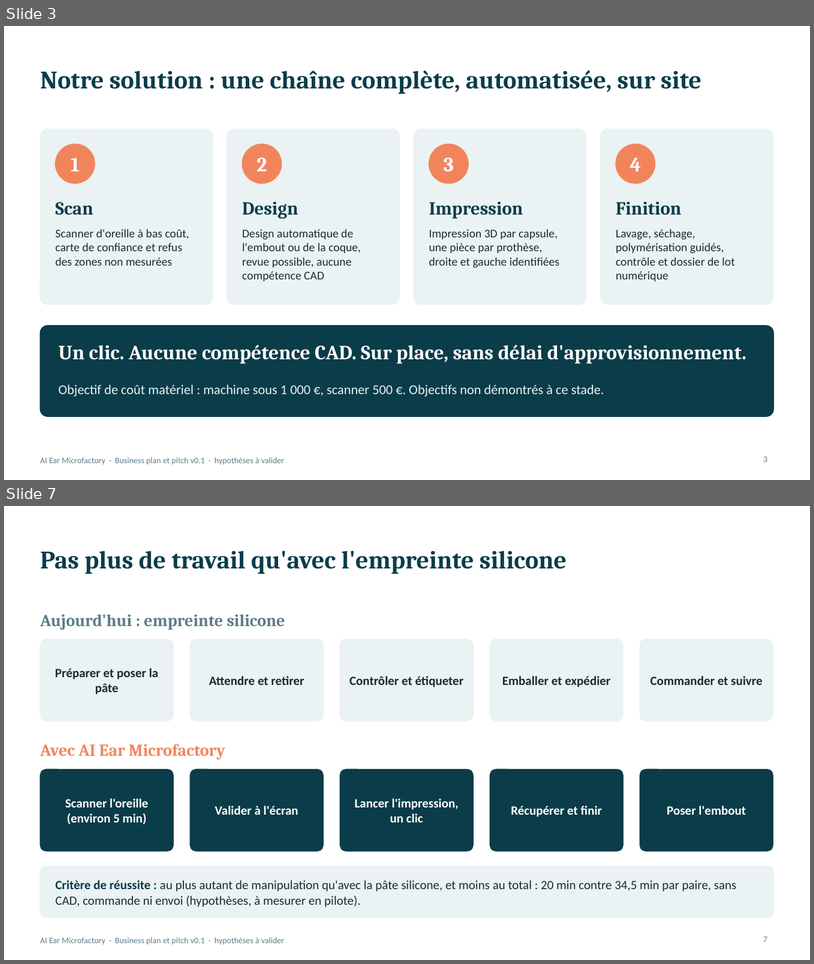
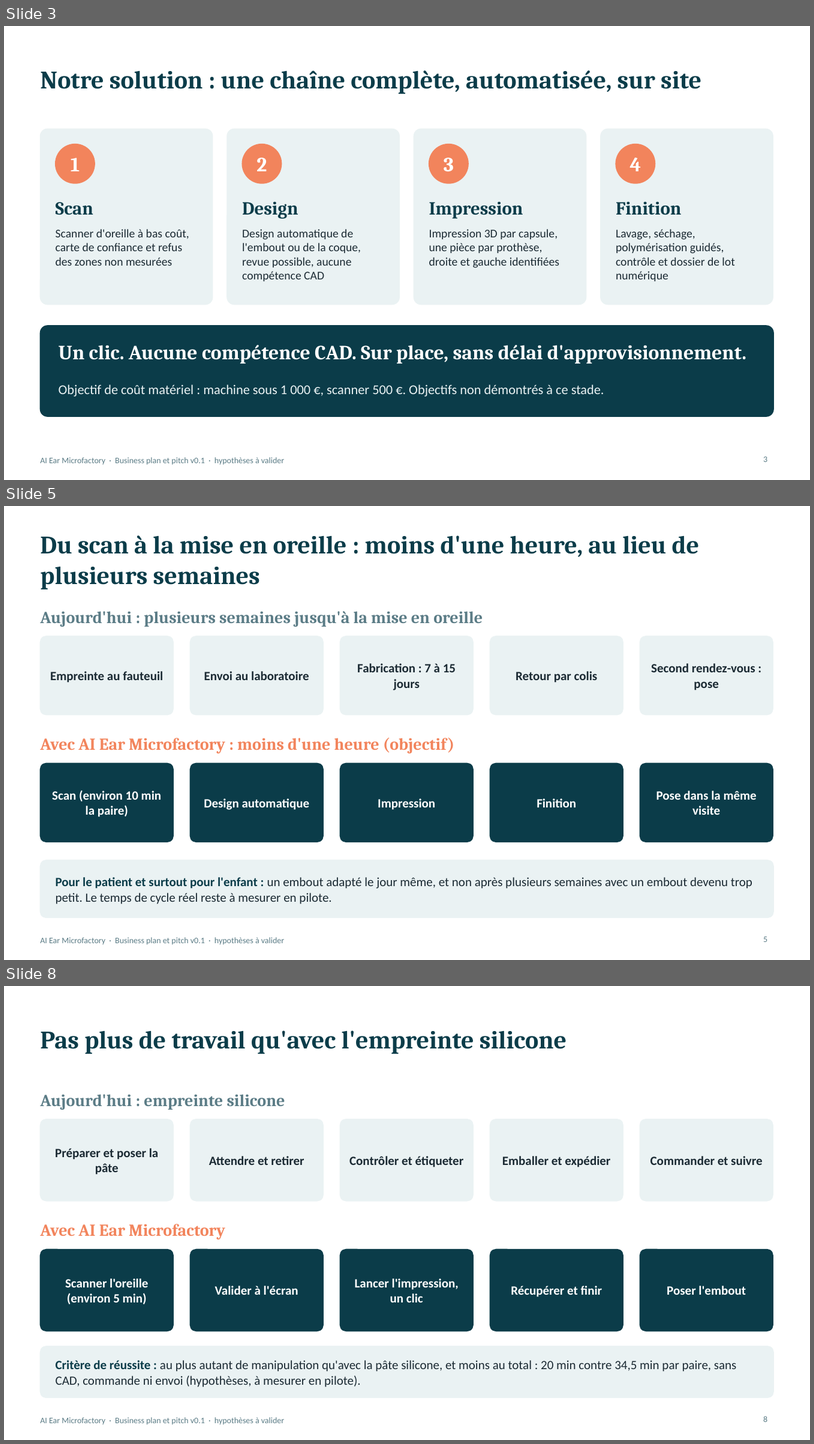
Before and after one commit to kreuille/Symphony_reborn, a slide deck: business/AI_Ear_Microfactory_Pitch_FR.pptx. Shown one above the other, each under a label of ours: slides 3 and 7 before the commit, slides 3, 5 and 8 after it; the slides between them are not shown. The pictures are 814x964 and 814x1444 pixels, drawn with LibreOffice and Linux fonts; fonts in the diff are those of the drawing. Boxes give left, top, right and bottom in pixels: in the first picture for what was removed or moved away, otherwise in the second. Text is boxed around its words. In the diff, an @@ line names an element or a change of style, - is before the commit and + after.

```diff
--- a/business/AI_Ear_Microfactory_Pitch_FR.pptx
+++ b/business/AI_Ear_Microfactory_Pitch_FR.pptx
@@ slide 5 added at (4,506,810,960), background #FFFFFF; not listed: 1 template element that a slide beside it also shows @@
@@ title added at (40,535,699,589), 30 pt, text #0B3C49, bold @@
+Du scan à la mise en oreille : moins d'une heure, au lieu de plusieurs semaines
@@ text added at (40,611,483,627), 20 pt, text #5B7C86, bold @@
+Aujourd'hui : plusieurs semaines jusqu'à la mise en oreille
@@ rounded rectangle added at (40,636,173,715), fill #EAF2F3, outline #EAF2F3 1 pt @@
@@ rounded rectangle added at (191,636,323,715), fill #EAF2F3, outline #EAF2F3 1 pt @@
@@ rounded rectangle added at (341,636,473,715), fill #EAF2F3, outline #EAF2F3 1 pt @@
@@ rounded rectangle added at (491,636,623,715), fill #EAF2F3, outline #EAF2F3 1 pt @@
@@ rounded rectangle added at (641,636,773,715), fill #EAF2F3, outline #EAF2F3 1 pt @@
@@ text added at (357,663,456,690), 15 pt, text #1B2A33, bold @@
+Fabrication : 7 à 15 jours
@@ text added at (651,663,756,690), 15 pt, text #1B2A33, bold @@
+Second rendez-vous : pose
@@ text added at (50,671,163,682), 15 pt, text #1B2A33, bold @@
+Empreinte au fauteuil
@@ text added at (204,671,309,680), 15 pt, text #1B2A33, bold @@
+Envoi au laboratoire
@@ text added at (516,671,598,682), 15 pt, text #1B2A33, bold @@
+Retour par colis
@@ text added at (40,738,455,753), 20 pt, text #F2845C, bold @@
+Avec AI Ear Microfactory : moins d'une heure (objectif)
@@ rounded rectangle added at (40,763,173,842), fill #0B3C49, outline #0B3C49 1 pt @@
@@ rounded rectangle added at (191,763,323,842), fill #0B3C49, outline #0B3C49 1 pt @@
@@ rounded rectangle added at (341,763,473,842), fill #0B3C49, outline #0B3C49 1 pt @@
@@ rounded rectangle added at (491,763,623,842), fill #0B3C49, outline #0B3C49 1 pt @@
@@ rounded rectangle added at (641,763,773,842), fill #0B3C49, outline #0B3C49 1 pt @@
@@ text added at (52,790,161,817), 15 pt, text #FFFFFF, bold @@
+Scan (environ 10 min la paire)
@@ text added at (657,790,757,814), 15 pt, text #FFFFFF, bold @@
+Pose dans la même visite
@@ text added at (204,798,310,810), 15 pt, text #FFFFFF, bold @@
+Design automatique
@@ text added at (378,798,435,810), 15 pt, text #FFFFFF, bold @@
+Impression
@@ text added at (537,798,576,807), 15 pt, text #FFFFFF, bold @@
+Finition
@@ rounded rectangle added at (40,860,774,918), fill #EAF2F3, outline #EAF2F3 1 pt @@
@@ text added at (56,877,753,904), 15 pt, text #1B2A33 @@
+Pour le patient et surtout pour l'enfant : un embout adapté le jour même, et non après plusieurs semaines avec un embout devenu trop petit. Le temps de cycle réel reste à mesurer en pilote.
@@ page number added at (764,936,768,942), 10 pt, text #5B7C86 @@
+5
@@ what was slide 7 is now slide 8 @@
@@ page number at (764,1416,768,1422): text changed @@
-7
+8
```
Also in this commit, not shown: 10 slides changed, 5 other files.
